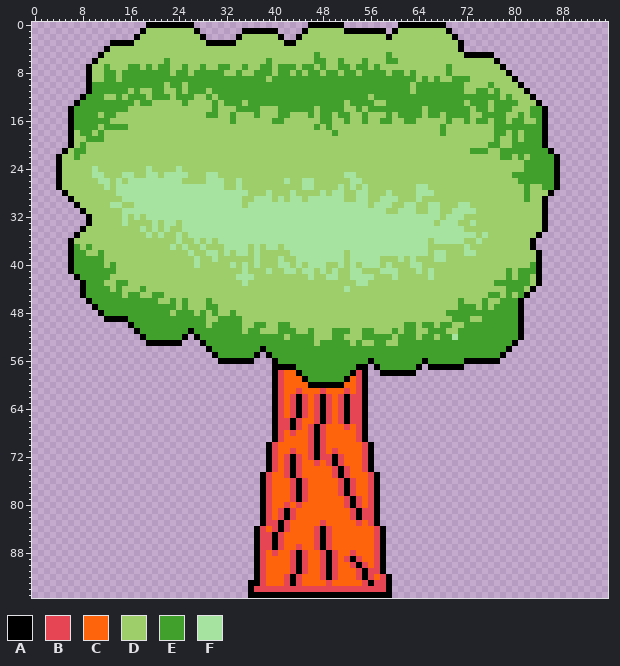
One commit to this sprite sheet: assets/enviorement/trees/1.png. The first picture shows the starting point.
The file is 96x96 pixels.
Palette (. is transparent): A #000000  B #e64553  C #fe640b  D #9ece6a  E #40a02b  F #a6e3a1
The same view after the edit:
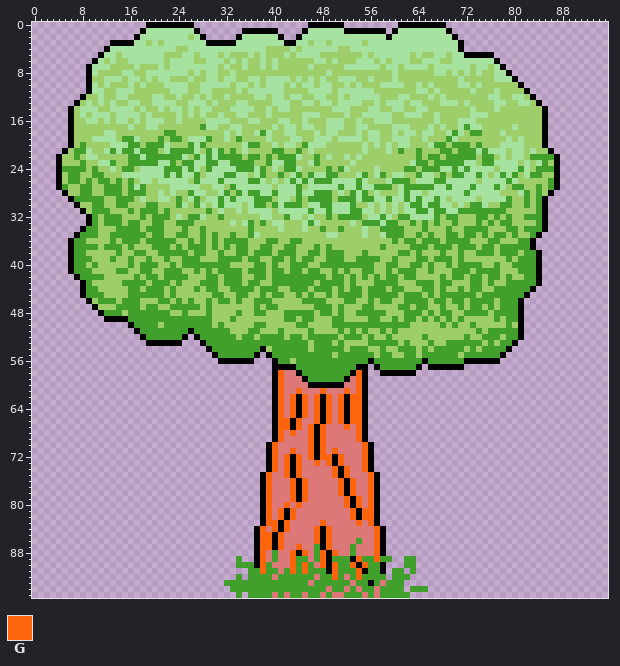
Colours new in this view: G #fe640b
The exact change:
colour C: #fe640b -> #dd7878
Changed rows in their new state; - is a pixel that keeps its letter.
first column x 5:
 1 --------------FFFFFFFF-------------------FFFFFF---------FFFFFFFF------------------
 2 -------------FFFFFFFF-F-------FFFFFF----FFFFFFFFFFFFFF-FFFFFFFFFF-----------------
 3 ------------FF-F-FFFFFFF-----FFFFFFFF--FF-FF-FFFFF-FFFFFFFFFFFFFFF----------------
 4 --------FFFFFFFFFFF--FFFFFFFFFFFFF----F-FFFFFF--FFFFFFFFFFFFFFFFFF----------------
 5 -------FF-FFFFFFF---FF-FFF-F---F-F---F-FFFF-------F-FFFFFF-F--FF-FF---------------
 6 ------F-F--FFFFFFDFFFF--FFF-F-F--FDF------FF-FD--FFF-FDFFF--FFF--FFFFFFF----------
 7 -----FFF---DF-D-FDFFFFFFFFDF--F--FDFDDD-DF-D--DFFFFFF-FF-FFFF-FFFFFF-FF-F---------
 8 -----F-DD-FFDDFFFFFFF-FDFFD-FD--DDD-DD-D-DD-FD-DD-DDDD-FD-D---FFDF-F-F--FF--------
 9 -------FFFDFFDFDFFDDDFDDFFDFFDDFFDFFFFDFDFDFDDFFFDDFDDDFDDD-D-D--DFD----FFF-------
10 -----FDFDDDFDFDDDFFFFDDFFFFFDFFDFDFFFDFDFFDFFDDFDFDDDFFFFD-FDFDDDDFF-F-D----------
11 -----FFDDFFFD--DD-FFFDDFFDDDDFDFFFFFFDDDDFFFFDFFFFFFDDDDDD-FFDFDDDD-FDD-F---------
12 ----DDF--FFDDD-FFD-FDDF-F-DFDDDDFFDFFDFFDDFFDDFDFFFFFDDDFFDDDFDFDDDDDDDFF-DFF-----
13 ---DFDFDFDDFFDDFFFF-DFFF-F-DDFFDDDDFFFDDFFDFFDFFFFDDF-FFFDFFDDDFFFDFDDD-FFDDFF----
14 --DFFFDDFFFF-F--F-FF-F-FFD--FFFFD-F-FFDDDD-DDFFF-D-FFDDFFDDFFDDDDDDDFDD-FDD---DD--
15 --DFDFFFDFFFF-F----F-F-FDDF-DFF-D-F-DD--FFFDD-DF--FFFFF-DFFF-DF-DDDDFFFDDD--D-DD--
16 --DDFFDF-FF-F-FFF--F----FFFFD--FF--DFF--F--DFFFD-FD-FFF--DD---F-D-FFFDD-DD-DD--D--
17 --DDDD-DDDDF--FF-------EFF--FF-----F-FF-FFD-FFF--FF----FFF---F-F--FEFF--DDDFDDDD--
18 ---DD-DFF--------EE--------F-F--FEF--FF---F-FF---F-FF--F-FF-FF-DFEF-EE--DF-D-DDD--
19 ----DFFFF-EEF---E-EE-FFFE--F-E----F---FF--FFF-FFFF-FF--FFF--F---EF------D-FDFDDD--
20 --------FFFEE-EEEF---EFE------FEE--F-FF-EFFF------F-F-F-FF---FEE-EEE-E-DDFFFFDDD--
21 ----F--FEFEEFEEE-FEEEEF-EFE-E-F----EE--E-F--------F---F-E--E---EE-EE-F-FFFDFFDFDD-
22 ----FF-----EEFEEEEEEF-EFEFEEEE-EE-E-EEEF--E-F--F-F---------E-EE-EEEEE-EE-FDFF-----
23 ---E--FFE--EEEEEFFE-EEFFEEFFEEEE--EFFEE--FE-----F---------FEE-EEEEEFF-EEFFFF-FDF-D
24 EEEE-E--F-EE-F-FFEEEFEF-EFFFFEEEFE-F-EEF----E-EF----F----EE-EEEFFEFEFFFF-FFFEFD---
25 -EE--EE-----FF--FE-E-FE---FEEFF-FE--E-FE-EFFEE-DDFE-FE-FF--EFF-E-EEFFEF-FEF-DF--DD
26 -EE-E-EE-E-ED--D----F-EF--EFF-FEEF-F--EFE-EEEFFF-EF---FEEE-FFFEEFFFFF-FFFFEFDDDDD-
27 E--EE--EEEDE-EDDDD-----DD---E-FFFFF-FFFED-FFFFEF-E-FEEE-FEEEEEFFEFFFEFFFEF-EED-ED-
28 ---EE--EEEDEEEDD-D-DDE--DD-EDE-EEF-EFF-EFFEEED--E-E-F-D-FEF-D-FFFFFEFFFFF---F--E--
29 --EEEEE--EEED-DD--DED-ED--E-E-FFEEE--FDE-EEEEDEEE-EEF-E-FEFEFFEF-FFFF-FFFFE----E--
30 -----EE-DEE-DDEEDDDE-DE-D-E-----EEDE-EEED--EE---EDDFD-DF--EEFEEFF--DEEF--EE--E-E--
31 -----EEE--DEDEEEDEDDDDDDED-DD-D----D-----E--E---EE--D--FD--EE-EEF-EEEEEEEE-----E--
32 -----E-EEED-DEDEEED-DEE-DDEDDDDDD--DDE--D-DDEDEEEED--E-DEE----E-EED--EE-E-E--EEE--
33 -----E-EEEDEE--EEDDEEEDDDDDD-D-EDED--DDD-E-DDDDD-DEEE-EEDDEDEDEDDE--DE-E-EE----E--
34 ----EE---EEEEDEEED--EDDEDDDDDDDEDDDD-DDD-DDEDDEDDD-DDEEEEDDDEDDDEDDEEEE---EE-EEE--
35 ---EEE--EEEEEEDEE--EEDDEDEDDEDDE-DDDDDDDDDDD--DDDD-DD-EEEDDEDEDDEEDEE-E-EE-E--E---
36 --EE----E-EEE-EEEEED-EDEDEDEEEEDDDEEDDEEDDDDDDDDDDDDDDDEDEEDEEEDEEEE-D-EE---EE----
37 ---E-E-EEE-E---EEEDEDEEE-E-EDEE-DEED-EEDDDEDEDDDDDDDDEDDDDEEE-EEE-EEE-EE-EEEEE----
38 ------D--E--EE--EEEEEDEEDDED-EE-EEE-EEEDDEEDEEE-DDEDDDDDEEDED-DE--EDDEEE-EEE-EE---
39 -----DD-E--E--E--E--EEE--DEEEE-EE--EE-EDEEDDEEE-DEEEE--ED-DEE-EEE-E-------E-EEE---
40 ----D-D-D--E-EEE--E-EEEEEEEED-D-EE-EDDEEEDDEEEEEEEEED-EE--EE-E--E-EEEE--E--EEE----
41 -----DDDDEE--EE--EEE--E-E-EEEEDEEEDEEDEEDEED-E-EDDEE-DEDEEED-E---EEE-EEEE-D-------
42 -------D----E-EE-EEEE---EE-EEEDDEE-EEEEEEEEEDEE-EDEDE-EE-EE--D-E-EE-EE-EE---D-E---
43 -----DD--D-EEE-EEE-E---EEE-EEEDEE--EEEEEEE-EEEE-EDD-EEEE---EEE-EE---EE-EDD----E---
44 ------DD-D-EEDEEE-E---E-EE--EEEE-EEE--EEE-EEE-EDEE-EEE-EE---EE-E--E-EE--EE---E----
45 -------DDD---EE---E------EE--EE--E-EE--E-E--E-EEEE-EEEEE-EEE-E-EEEEEE-E--E-E------
46 -----D---D---DDDEEDEDE----EE-E--EEE-----EEEE---EE--E-EE--EEEE-EE-E--EE-E----------
47 ------DDD----D--DD-E-EE--D------E-EE------EEE-E---EE----EE-EE--E---D-EDED---------
48 ----------D--------D-D-DED--DE--EE---EEEEE-EE-E--EEEEE---EEE-E-E-DD----D----------
49 ------------------------E-DD-D-------EE-EE---EE----EE--E-EE-E-E-ED-D--DD-D--------
50 ----------------D-------ED-DDD------DD-EE----EEEEEEEEEEEE-D-DD--DE-D-DDDDD-D------
51 ----------------------------DD-------DD------D-DE--D-E---DD--DDD--DDD-D-----------
52 -----------------------------D--D-------D-EEE-DEEED-DD--DDD--D-DDDD-DD---D--------
53 -----------------------------------------DE--D-D-D-E--EED-DDD-DD------D-D---------
54 ----------------------------------D------D-----D---DD-DD---D-D-----D-D------------
55 ---------------------------------------------D------D--DD--D------D---------------
56 --------------------------------------D-------------------------------------------
58 ------------------------------------G------------G--------------------------------
59 ------------------------------------G------------G--------------------------------
60 ------------------------------------G------------G--------------------------------
61 ------------------------------------G--G---G---G-G--------------------------------
62 ------------------------------------G-G-G-G-G-G-GG--------------------------------
63 ------------------------------------G-G-G-G-G-G-GG--------------------------------
64 ------------------------------------G-G-G-G-G-G-GG--------------------------------
65 ------------------------------------G-G-G-G-G-G-GG--------------------------------
66 ------------------------------------GG-G--G-G-G-GG--------------------------------
67 ------------------------------------GG-G-G-G---G-G--------------------------------
68 ------------------------------------G-G--G-G-----G--------------------------------
69 ------------------------------------G----G-G-----G--------------------------------
70 -----------------------------------G-----G-G------G-------------------------------
71 -----------------------------------G--G--G-G-G----G-------------------------------
72 -----------------------------------G-G-G-G-GG-G---G-------------------------------
73 -----------------------------------G-G-G--G-G-G---G-------------------------------
74 -----------------------------------G-G-G-----G-G--G-------------------------------
75 ----------------------------------G--G-G-----G-G---G------------------------------
76 ----------------------------------G---G-G-----G-G--G------------------------------
77 ----------------------------------G---G-G-----G-G--G------------------------------
78 ----------------------------------G---G-G-----G-G--G------------------------------
79 ----------------------------------G---G-G------G-G-G------------------------------
80 ----------------------------------G--G-G-------G-G-G------------------------------
81 ----------------------------------G-G-G---------G-GG------------------------------
82 ----------------------------------G-G-G---------G-GG------------------------------
83 ----------------------------------GG-G-----G-----G-G------------------------------
84 ---------------------------------G-G-G----G-G-------G-----------------------------
85 ---------------------------------GG-G-----G-G-------G-----------------------------
86 ---------------------------------GG-G-----G-G----E--G-----------------------------
87 ---------------------------------GG-G--G--E-G---E---G-----------------------------
88 ---------------------------------G-E--G-G-EG-G--E---G-----------------------------
89 -----------------------------E---G-E--GEE-EG-EEE-GEEGEE--EE-----------------------
90 -----------------------------EEE-GE---GEGE-G-GEEG-GEE----EE-----------------------
91 -------------------------------EEGEE-EGEGEEE-GEEEG-EE--EE-E-----------------------
92 -----------------------------E-EEEE-EEEEEE-EEGE-EGEEEE.EEE------------------------
93 ---------------------------EEEEEEEEEEEEEE-EEEEEE-EE-ECEEE-------------------------
94 ----------------------------EEEEEEEEEEEEEEEECEECECEECEEEE-EEE---------------------
95 -----------------------------E-EEEECECEECEECECCEEECECEEEEE------------------------
Boxes around the changes in both pictures, in picture pixels (x1, y1, x2, y2):
changed: (62, 28, 554, 598)
